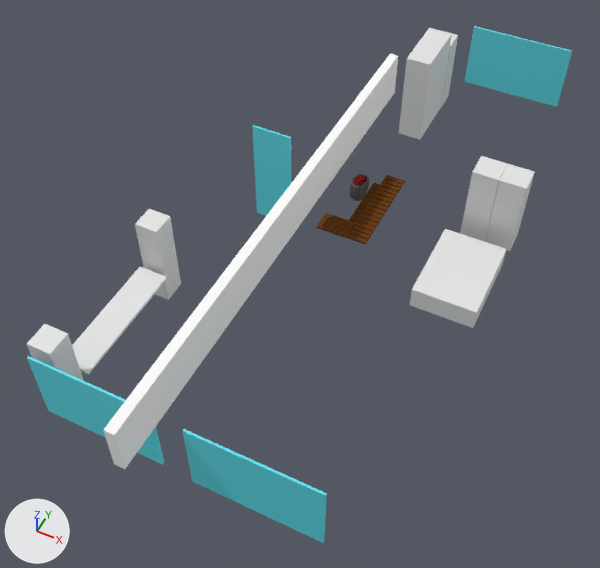
Renders of the Blender file home.blend from each side of a commit.
Rendered twice from a camera (50 mm lens) standing at (5.53, -11.62, 13.33) and looking at (0.29, -1.13, 0.21). The axes (+X, +Y, +Z) are drawn at lower left. The lights are the same throughout.

Names of what the first picture shows: 'Cube', 'Cube.003', 'Cube.004', 'kitchen_table', 'roof_beam', 'shower_glass', 'wardrobe.001', 'wardrobe.002', 'wardrobe.003', 'window', 'window.001', 'window.002'.
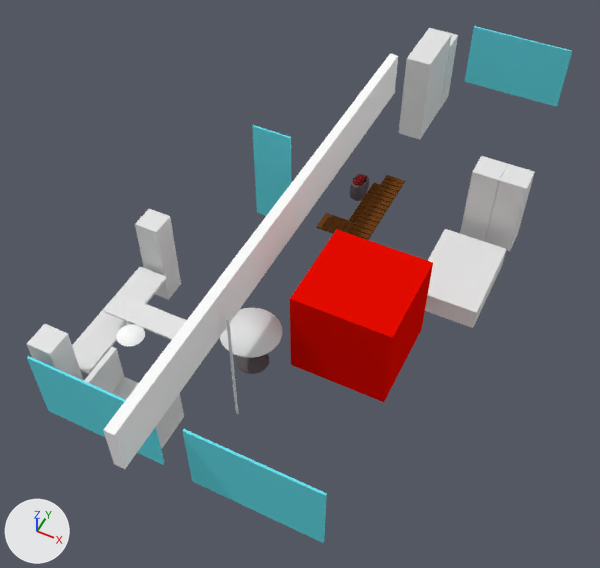
Where the change shows, as pixel boxes (x1, y1, x2, y2) in the pictures (600 x 568 px):
```json
{"object": "Vive_and_kinect_area", "change": "shown", "after": [290, 229, 433, 402]}
{"object": "Cylinder", "change": "added", "after": [220, 308, 282, 374], "faces in mat_round_table_top (white #e7e7e7)": [220, 308, 282, 358], "faces in mat_material_004 (dark grey #645c5e)": [236, 353, 269, 374]}
{"object": "table_extension", "change": "added", "after": [104, 293, 187, 340]}
{"object": "bus_bench.001", "change": "added", "after": [84, 347, 139, 400]}
{"object": "bus_bench", "change": "added", "after": [156, 393, 184, 449]}
{"object": "white_metal_lamp", "change": "added", "after": [116, 300, 145, 347]}
{"object": "dance_pole", "change": "shown", "after": [226, 318, 239, 414]}
```

Scene script edits in JSON lines:
```json
{"op": "add", "block": "mat_material_005", "code": ["mat_material_005 = diffuse_material('Material.005')", "mat_material_005.base_color = (1.0, 1.0, 1.0)  # white #ffffff"]}
{"op": "add", "block": "mat_round_table_top", "code": ["mat_round_table_top = diffuse_material('round_table_top')", "mat_round_table_top.base_color = (0.8, 0.8, 0.8)  # white #e7e7e7"]}
{"op": "add", "block": "me_sphere", "code": ["me_sphere = bpy.data.meshes.new('Sphere')", "me_sphere.from_pydata(...)  # 99 vertices, 112 faces; spans x -0.254..0.254, y -0.254..0.254, z -0.048..0.914", "me_sphere.polygons.foreach_set('use_smooth', [True] * 112)", "me_sphere.materials.append(mat_material_005)  # white #ffffff"]}
{"op": "add", "block": "me_cube_023", "code": ["me_cube_023 = bpy.data.meshes.new('Cube.023')", "me_cube_023.from_pydata(...)  # a box spanning x -0.9..0.9, y -0.25..0.25, z -0.02..0.02"]}
{"op": "add", "block": "me_cylinder_001", "code": ["me_cylinder_001 = bpy.data.meshes.new('Cylinder.001')", "me_cylinder_001.from_pydata(...)  # 224 vertices, 194 faces; spans x -0.6..0.6, y -0.6..0.6, z -0.901..0.012", "me_cylinder_001.polygons.foreach_set('use_smooth', [True] * 194)", "# faces by material slot: [129, 65]", "me_cylinder_001.materials.append(mat_material_004)  # dark grey #645c5e", "me_cylinder_001.materials.append(mat_round_table_top)  # white #e7e7e7"]}
{"op": "add", "block": "me_cube_024", "code": ["me_cube_024 = bpy.data.meshes.new('Cube.024')", "me_cube_024.from_pydata(...)  # 20 vertices, 18 faces; spans x -0.178..0.284, y -0.45..0.45, z -0.42..0.942"]}
{"op": "add", "block": "me_cube_025", "code": ["me_cube_025 = bpy.data.meshes.new('Cube.025')", "me_cube_025.from_pydata(...)  # 20 vertices, 18 faces; spans x -0.231..0.231, y -0.45..0.45, z -0.681..0.681"]}
{"op": "set", "path": "ob_dance_pole.location", "old": "(2.43, -4.05, 0.8)", "new": "(0.36, -4.05, 0.8)"}
{"op": "remove", "block": "ob_dance_pole", "code": "ob_dance_pole.hide_viewport = True"}
{"op": "remove", "block": "ob_vive_and_kinect_area", "code": "ob_vive_and_kinect_area.hide_viewport = True"}
{"op": "set", "path": "ob_vive_and_kinect_area.location", "old": "(-1.55, 1.49, 0.0)", "new": "(-0.91, 2.64, 0.0)"}
{"op": "add", "block": "ob_white_metal_lamp", "code": ["ob_white_metal_lamp = bpy.data.objects.new('white_metal_lamp', me_sphere)", "ob_white_metal_lamp.location = (-1.22, -4.79, 1.81)"]}
{"op": "add", "block": "ob_table_extension", "code": ["ob_table_extension = bpy.data.objects.new('table_extension', me_cube_023)", "ob_table_extension.location = (-1.38, -4.01, 1.29)"]}
{"op": "add", "block": "ob_cylinder", "code": ["ob_cylinder = bpy.data.objects.new('Cylinder', me_cylinder_001)", "ob_cylinder.location = (0.27, -3.19, 0.9)"]}
{"op": "add", "block": "ob_bus_bench", "code": ["ob_bus_bench = bpy.data.objects.new('bus_bench', me_cube_024)", "ob_bus_bench.location = (-0.5, -5.41, 0.5)"]}
{"op": "add", "block": "ob_bus_bench_001", "code": ["ob_bus_bench_001 = bpy.data.objects.new('bus_bench.001', me_cube_025)", "ob_bus_bench_001.location = (-1.34, -5.41, 0.76)"]}
```
